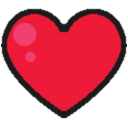
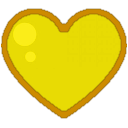
Layers edited between the first and the second 128 x 128 image:
added layer "złota ramka" above "obramowanie" over [1, 8, 127, 119]
added layer "złote serce" above "ciemne" over [2, 9, 126, 119]
hid "jasne" over [2, 9, 126, 119]
